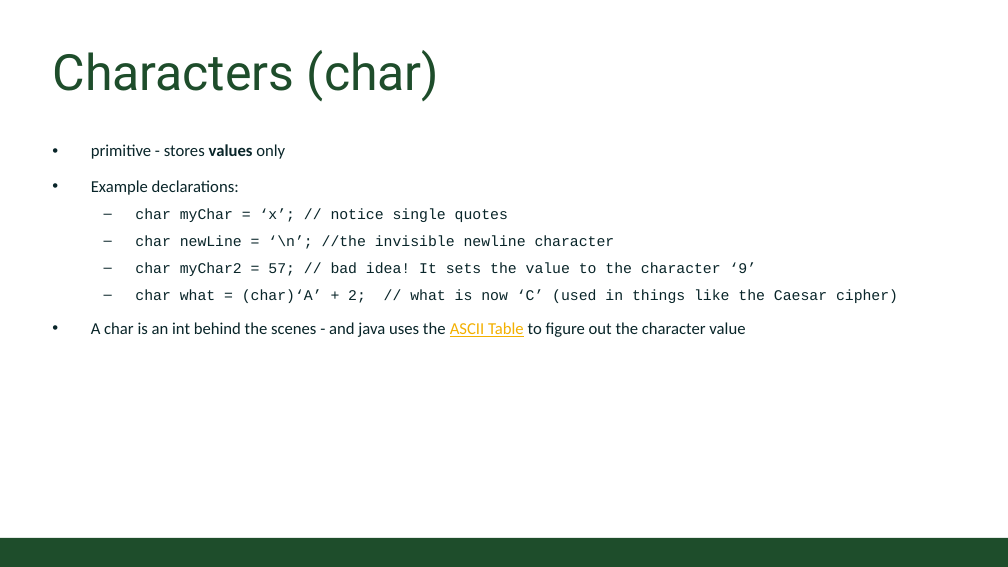
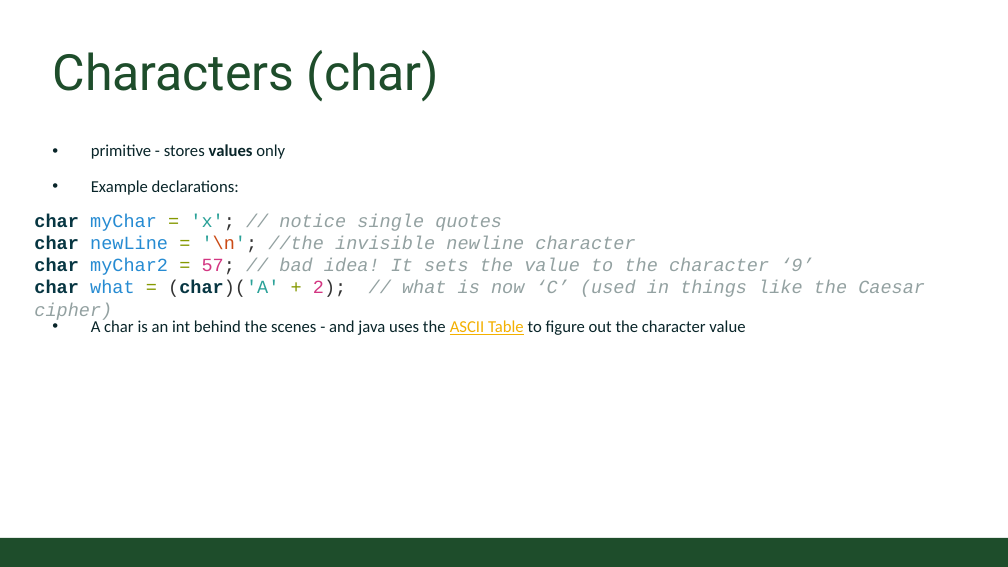
Before and after one commit to CSU-CompSci-CS163-4/Handouts, a slide deck: slide 2 of slides/Online/2020/04a - CharactersAndStrings.pptx. Drawn at 1008x567 pixels with LibreOffice and Linux fonts; fonts in the diff are those of the drawing; background and template pictures are left out. Boxes give left, top, right and bottom in pixels: in the first picture for what was removed or moved away, otherwise in the second. Text is boxed around its words. In the diff, an @@ line names an element or a change of style, - is before the commit and + after.

```diff
--- a/slides/Online/2020/04a - CharactersAndStrings.pptx
+++ b/slides/Online/2020/04a - CharactersAndStrings.pptx
@@ text at [135, 208, 898, 303]: paragraphs removed @@
-  – char myChar = ‘x’; // notice single quotes
-  – char newLine = ‘\n’; //the invisible newline character
-  – char myChar2 = 57; // bad idea! It sets the value to the character ‘9’
-  – char what = (char)‘A’ + 2; // what is now ‘C’ (used in things like the Caesar cipher)
@@ text added at [34, 214, 925, 297], 20 pt, text #93A1A1, italic @@
+char myChar = 'x'; // notice single quotes
+char newLine = '\n'; //the invisible newline character
+char myChar2 = 57; // bad idea! It sets the value to the character ‘9’
+char what = (char)('A' + 2); // what is now ‘C’ (used in things like the Caesar cipher)
```
Also in this commit, not shown: 2 other slides changed, 1 other file.
